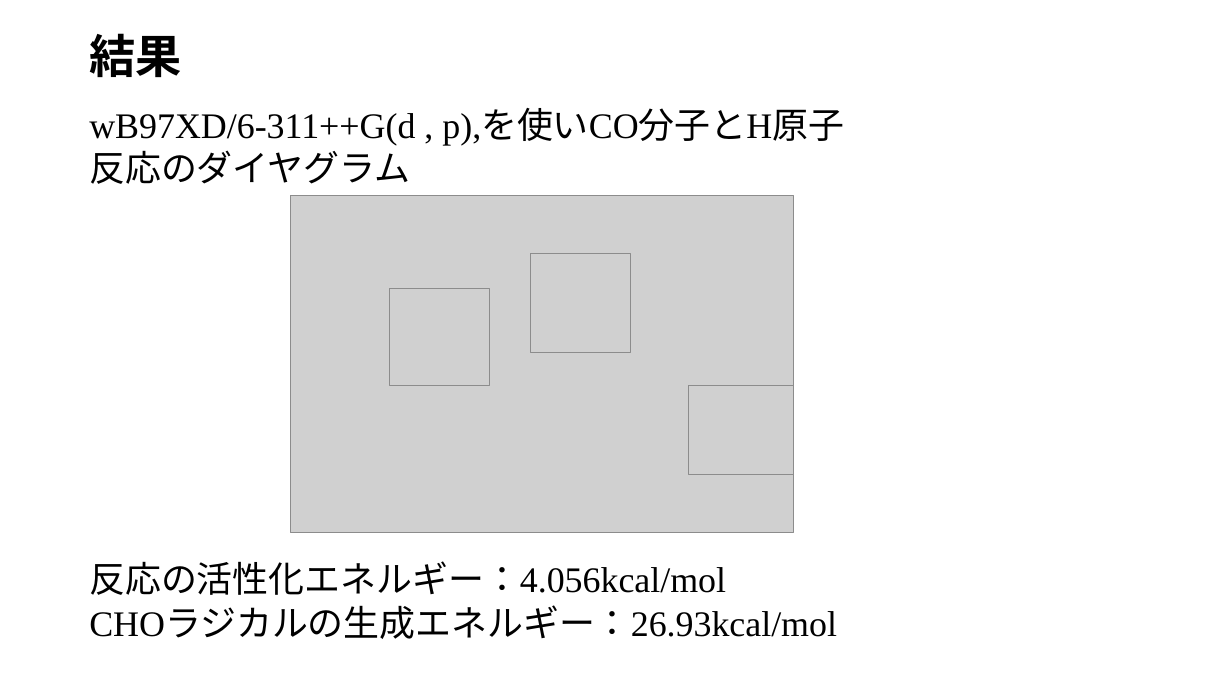
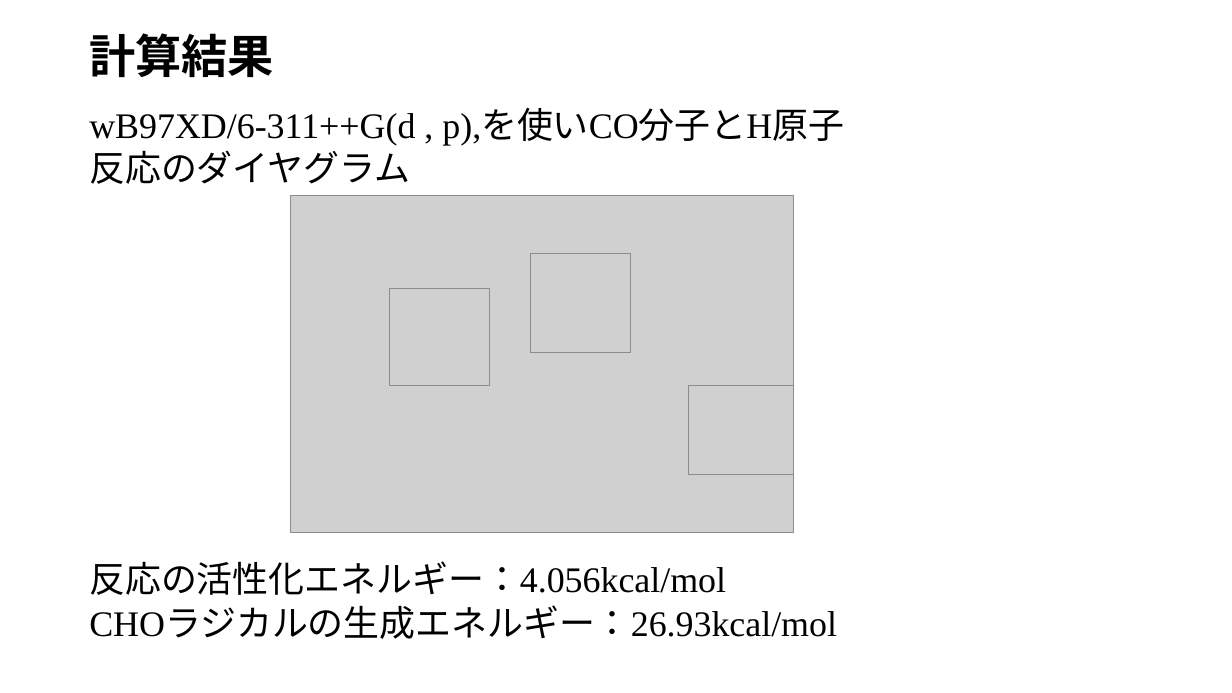
Before and after one commit to tabiseal/Qpcdata, a slide deck: slide 8 of 20231209.pptx. Drawn at 1232x693 pixels with LibreOffice and Linux fonts; fonts in the diff are those of the drawing; grey boxes stand for pictures. Boxes give left, top, right and bottom in pixels: in the first picture for what was removed or moved away, otherwise in the second. Text is boxed around its words. In the diff, an @@ line names an element or a change of style, - is before the commit and + after.

```diff
--- a/20231209.pptx
+++ b/20231209.pptx
@@ text at (89,33,274,77): text changed @@
-結果
+計算結果
```
Also in this commit, not shown: 1 other slide changed.
